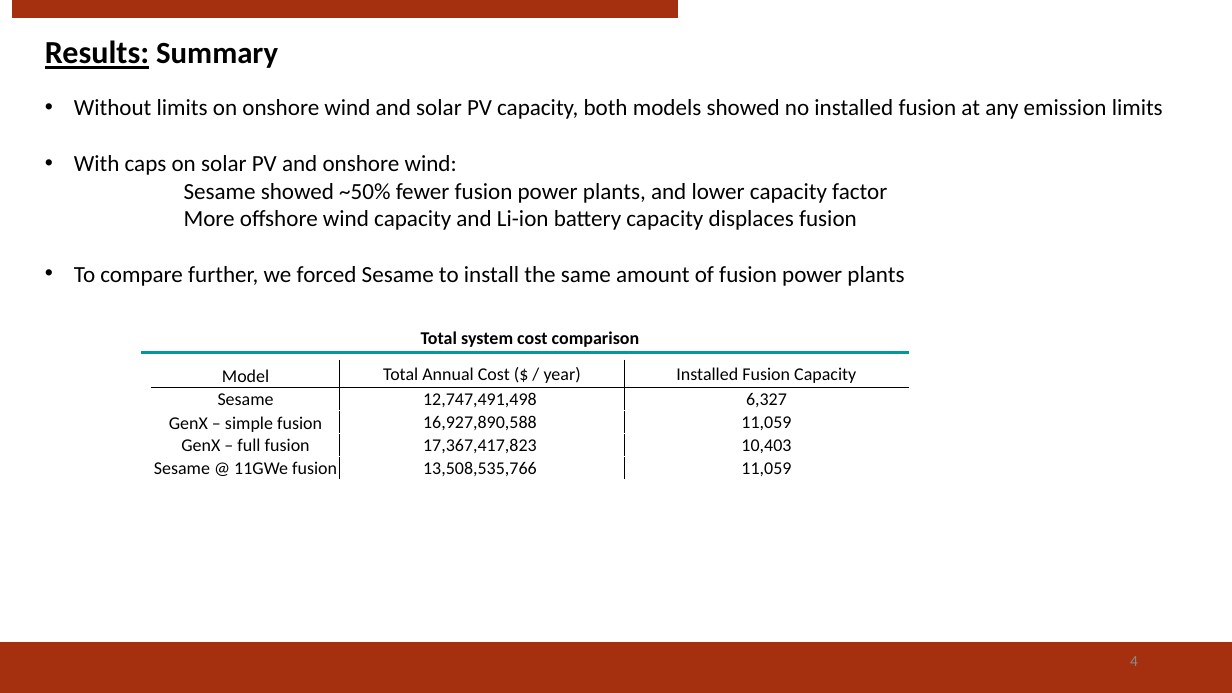
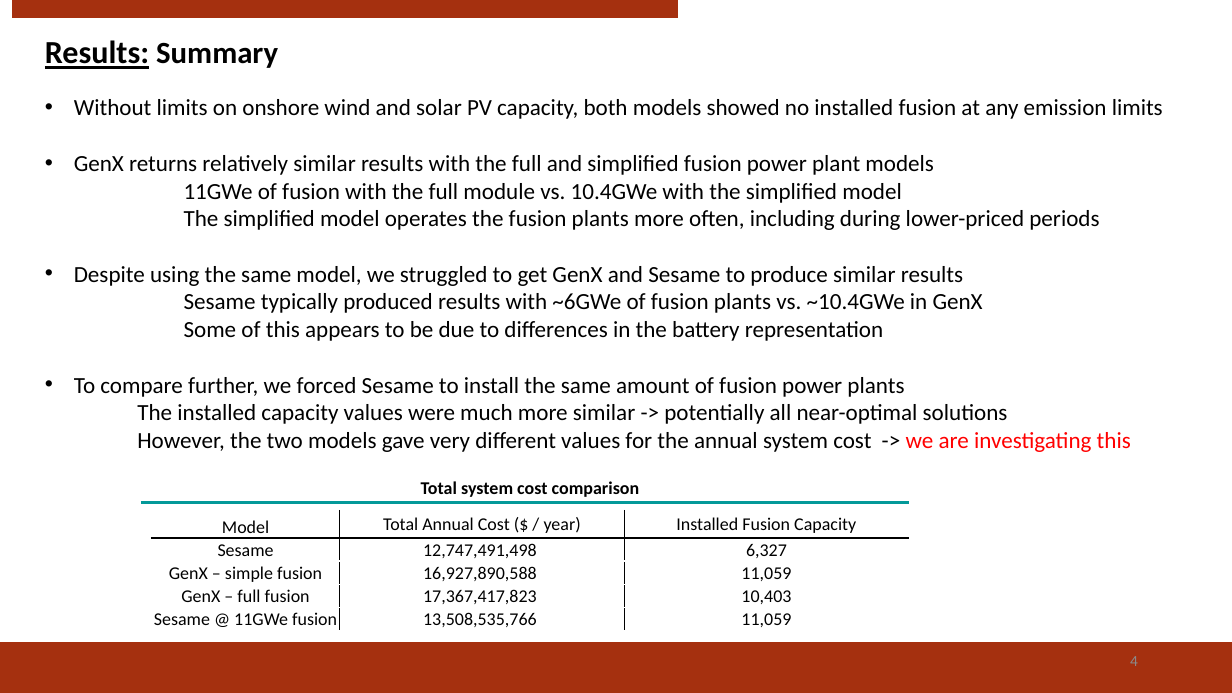
Before and after one commit to rmacd757/GenX, a slide deck: slide 4 of fusion_paper/sesame_comparison/GenX-Sesame comparison presentation.pptx. Drawn at 1232x693 pixels with LibreOffice and Linux fonts; fonts in the diff are those of the drawing; background and template pictures are left out. Boxes give left, top, right and bottom in pixels: in the first picture for what was removed or moved away, otherwise in the second. Text is boxed around its words. In the diff, an @@ line names an element or a change of style, - is before the commit and + after.

```diff
--- a/fusion_paper/sesame_comparison/GenX-Sesame comparison presentation.pptx
+++ b/fusion_paper/sesame_comparison/GenX-Sesame comparison presentation.pptx
@@ text at bbox=[74, 155, 1099, 341]: text changed @@
-• With caps on solar PV and onshore wind:
-  Sesame showed ~50% fewer fusion power plants, and lower capacity factor
-  More offshore wind capacity and Li-ion battery capacity displaces fusion
+• GenX returns relatively similar results with the full and simplified fusion power plant models
+  11GWe of fusion with the full module vs. 10.4GWe with the simplified model
+  The simplified model operates the fusion plants more often, including during lower-priced periods
+• Despite using the same model, we struggled to get GenX and Sesame to produce similar results
+  Sesame typically produced results with ~6GWe of fusion plants vs. ~10.4GWe in GenX
+  Some of this appears to be due to differences in the battery representation
@@ text at bbox=[137, 404, 1131, 452]: paragraphs added @@
+    The installed capacity values were much more similar -> potentially all near-optimal solutions
+    However, the two models gave very different values for the annual system cost -> we are investigating this
@@ 1 table, 1 text, 1 line: place and size @@
-1 table, 1 text, 1 line at bbox=[140, 331, 909, 481]
+1 table, 1 text, 1 line at bbox=[140, 481, 909, 631]
```
Also in this commit, not shown: 2 other slides changed, 2 slides removed.
